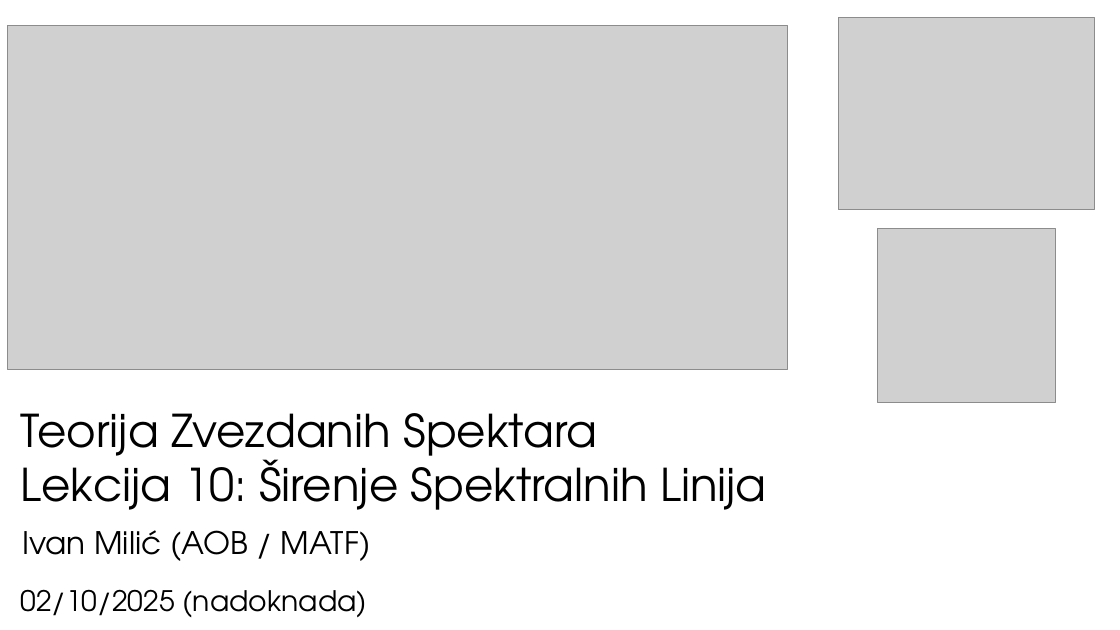
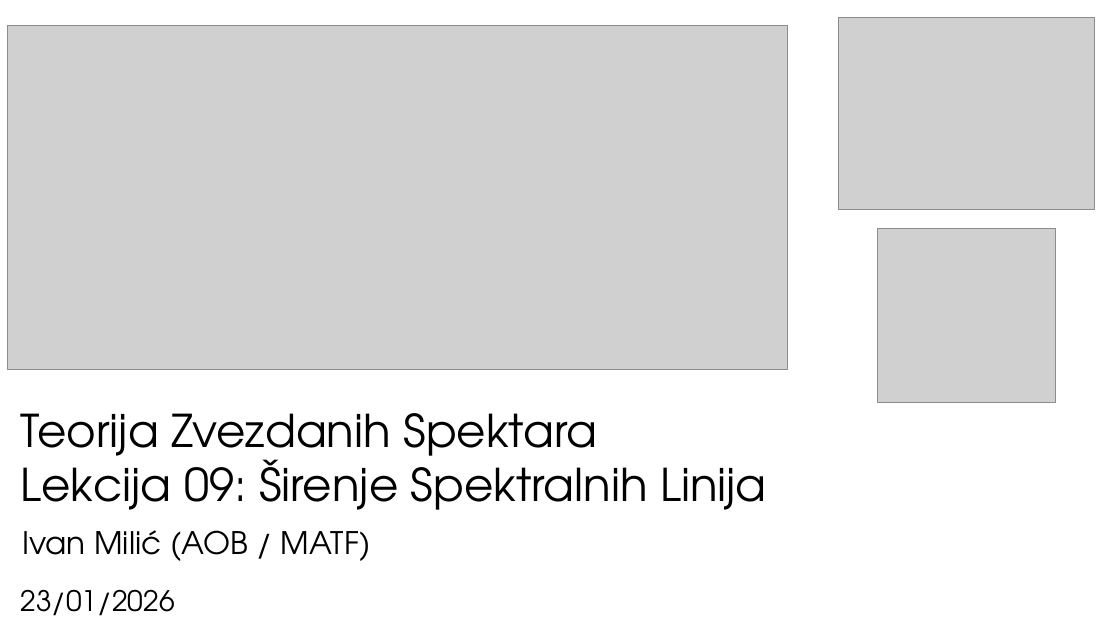
Before and after one commit to ivanzmilic/TZS_matf, a slide deck: slide 1 of Predavanja/Predavanje_09_Sirenje_Spektralnih_Linija.pptx. Drawn at 1120x630 pixels with LibreOffice and Linux fonts; fonts in the diff are those of the drawing; grey boxes stand for pictures. Boxes give left, top, right and bottom in pixels: in the first picture for what was removed or moved away, otherwise in the second. Text is boxed around its words. In the diff, an @@ line names an element or a change of style, - is before the commit and + after.

Commit message:
cas 9

```diff
--- a/Predavanja/Predavanje_09_Sirenje_Spektralnih_Linija.pptx
+++ b/Predavanja/Predavanje_09_Sirenje_Spektralnih_Linija.pptx
@@ text at (20,454,767,510): text changed @@
-Lekcija 10: Širenje Spektralnih Linija
+Lekcija 09: Širenje Spektralnih Linija
@@ subtitle at (20,589,174,616): text changed @@
-02/10/2025 (nadoknada)
+23/01/2026
```
Also in this commit, not shown: 1 other slide changed.
